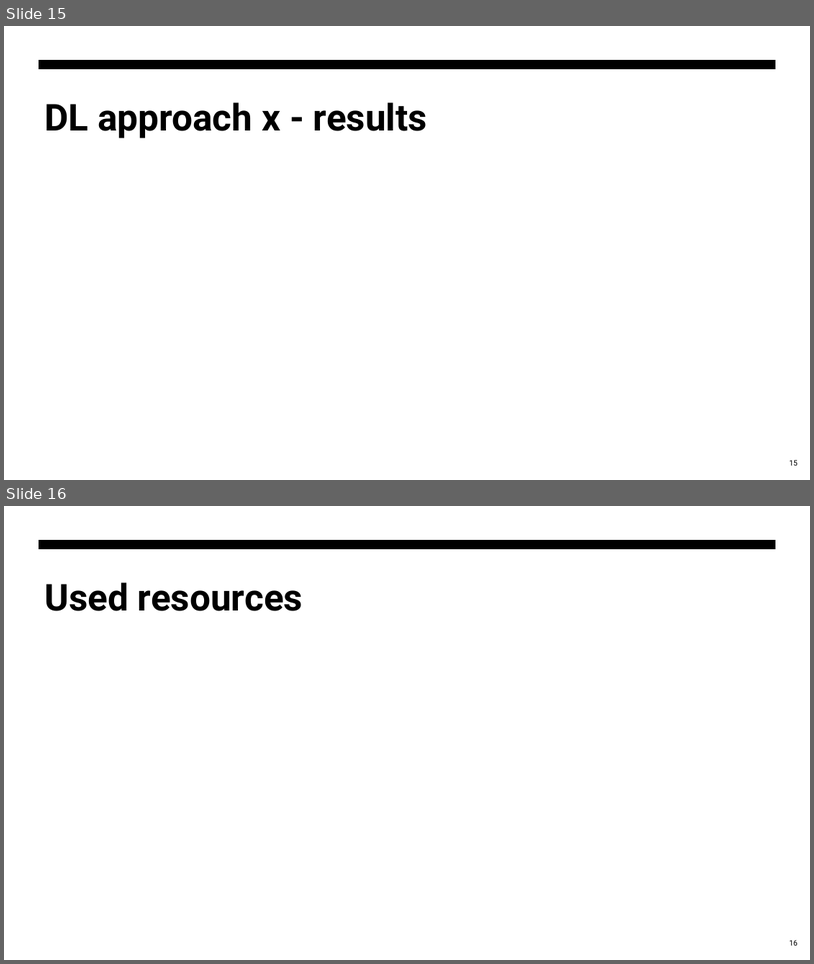
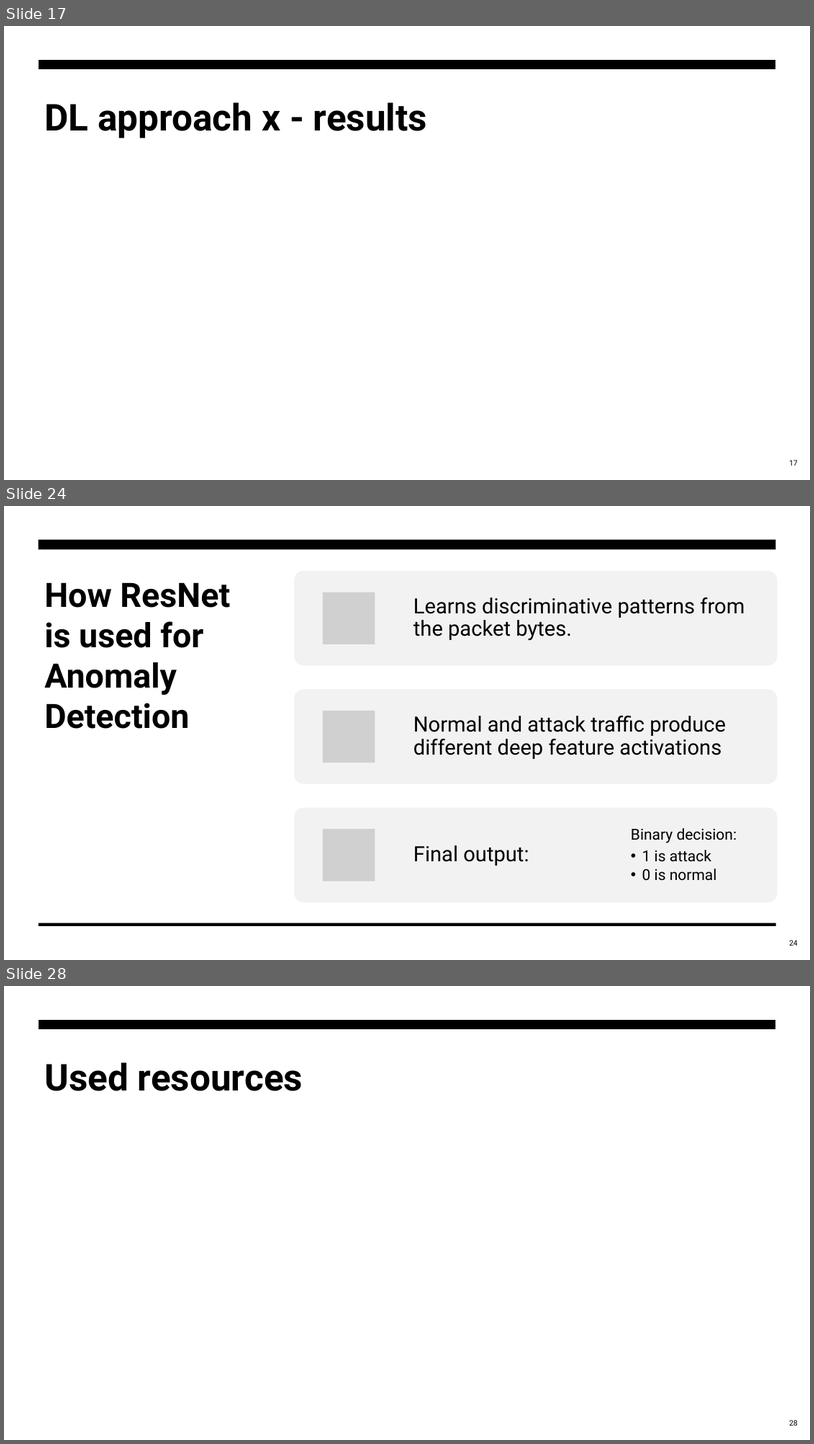
Before and after one commit to abdelazizSalah/Study_Project, a slide deck: Assignment6/Final_presentation.pptx. Shown one above the other, each under a label of ours: slides 15 and 16 before the commit, slides 17, 24 and 28 after it; the slides between them are not shown. The pictures are 814x964 and 814x1444 pixels, drawn with LibreOffice and Linux fonts; fonts in the diff are those of the drawing; grey boxes stand for pictures. Boxes give left, top, right and bottom in pixels: in the first picture for what was removed or moved away, otherwise in the second. Text is boxed around its words. In the diff, an @@ line names an element or a change of style, - is before the commit and + after.

```diff
--- a/Assignment6/Final_presentation.pptx
+++ b/Assignment6/Final_presentation.pptx
@@ slide 24 added at (4,506,810,960), background #FFFFFF @@
@@ rectangle added at (4,506,810,960), fill #FFFFFF @@
@@ rectangle added at (39,540,777,549), fill #000000 @@
@@ title added at (44,582,230,728), 40 pt, text #000000, bold @@
+How ResNet is used for Anomaly Detection
@@ group added at (294,571,778,902): 4 texts, 3 rounded rectangles, 3 pictures @@
+Learns discriminative patterns from the packet bytes.
+Normal and attack traffic produce different deep feature activations
+Final output:
+Binary decision:
+  • 1 is attack
+  • 0 is normal
@@ rectangle added at (39,923,777,926), fill #000000 @@
@@ page number added at (790,939,798,945), 9 pt, text #000000 @@
+24
@@ what was slide 15 is now slide 17 @@
@@ page number at (790,459,798,465): text changed @@
-15
+17
@@ what was slide 16 is now slide 28 @@
@@ page number at (790,1419,798,1425): text changed @@
-16
+28
```
Also in this commit, not shown: 7 slides changed, 12 other slides added, 1 slide removed, 2 other files.
